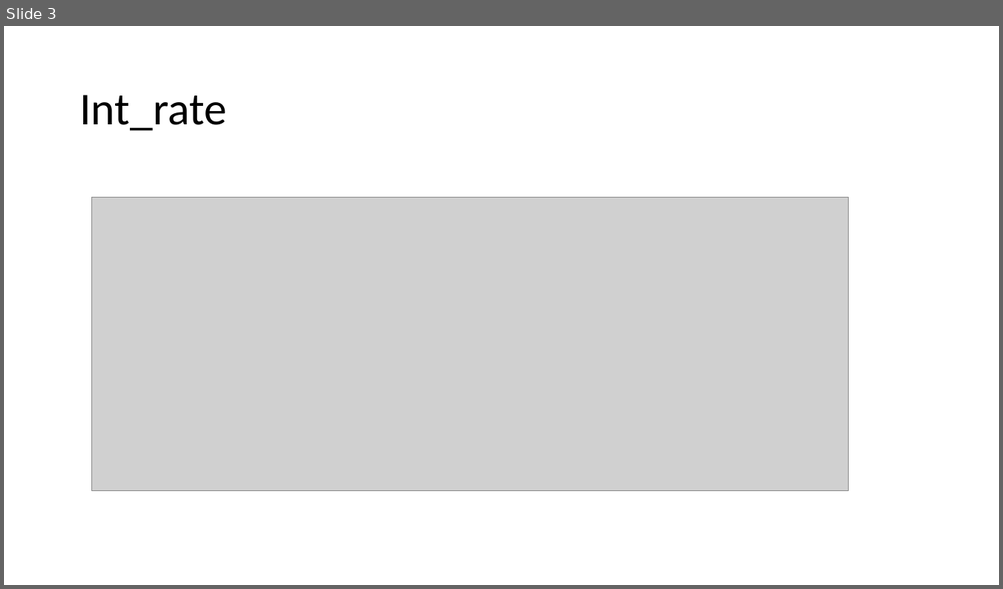
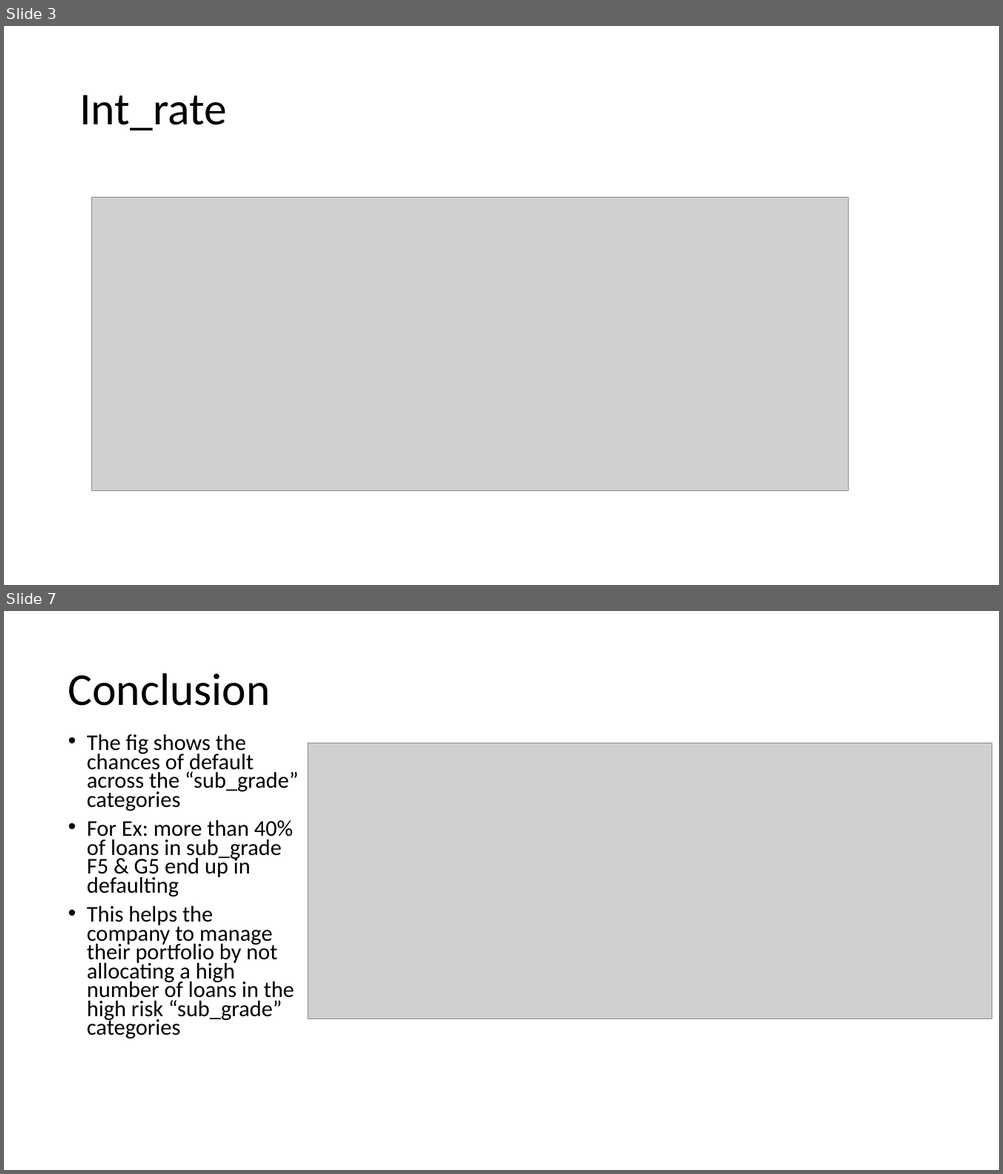
Before and after one commit to krishnajiraoh/upGrad_lending_club_case_study, a slide deck: Insights.pptx. Shown one above the other, each under a label of ours: slide 3 before the commit, slides 3 and 7 after it; the slides between them are not shown. The pictures are 1003x589 and 1003x1174 pixels, drawn with LibreOffice and Linux fonts; fonts in the diff are those of the drawing; grey boxes stand for pictures. Boxes give left, top, right and bottom in pixels: in the first picture for what was removed or moved away, otherwise in the second. Text is boxed around its words. In the diff, an @@ line names an element or a change of style, - is before the commit and + after.

```diff
--- a/Insights.pptx
+++ b/Insights.pptx
@@ slide 7 added at (4, 611, 999, 1170), background #FFFFFF @@
@@ title added at (68, 673, 270, 706), 44 pt, text #000000 @@
+Conclusion
@@ text added at (87, 735, 299, 1039), 21.7 pt, text #000000 @@
+• The fig shows the chances of default across the “sub_grade” categories
+• For Ex: more than 40% of loans in sub_grade F5 & G5 end up in defaulting
+• This helps the company to manage their portfolio by not allocating a high number of loans in the high risk “sub_grade” categories
@@ picture added at (307, 743, 992, 1019) @@
```
Also in this commit, not shown: 5 other slides added, 1 slide removed, 3 other files.
